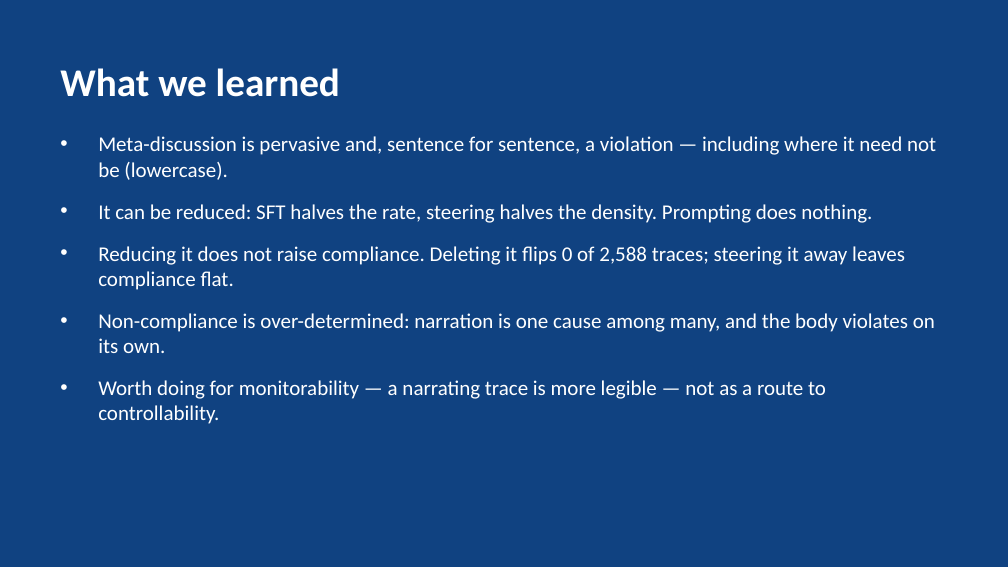
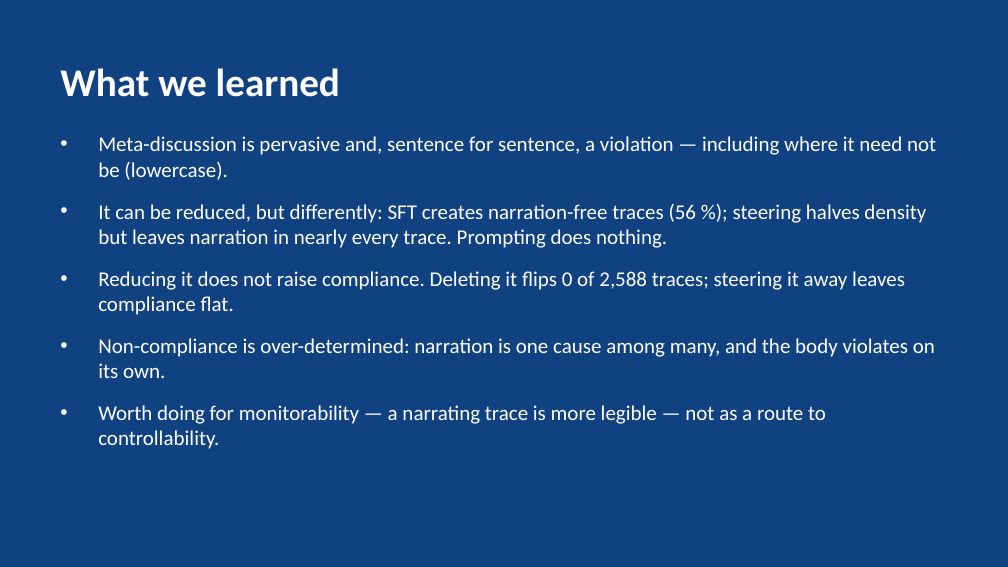
Before and after one commit to kleopatra102/cot-control-ft, a slide deck: slide 14 of META_DISCUSSION_SUMMARY.pptx (slide 13 before the commit). Drawn at 1008x567 pixels with LibreOffice and Linux fonts; fonts in the diff are those of the drawing. Boxes give left, top, right and bottom in pixels: in the first picture for what was removed or moved away, otherwise in the second. Text is boxed around its words. In the diff, an @@ line names an element or a change of style, - is before the commit and + after.

```diff
--- a/META_DISCUSSION_SUMMARY.pptx
+++ b/META_DISCUSSION_SUMMARY.pptx
@@ text at [98,204,926,248]: text changed @@
-• It can be reduced: SFT halves the rate, steering halves the density. Prompting does nothing.
+• It can be reduced, but differently: SFT creates narration-free traces (56 %); steering halves density but leaves narration in nearly every trace. Prompting does nothing.
```
Also in this commit, not shown: 1 slide added, 2 other files.
